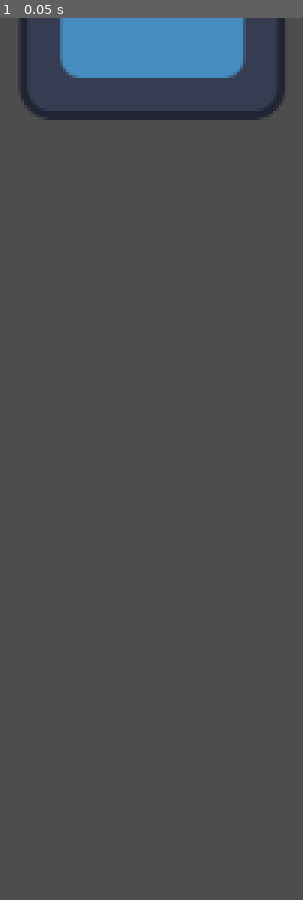
Above: before the commit, frame 1.
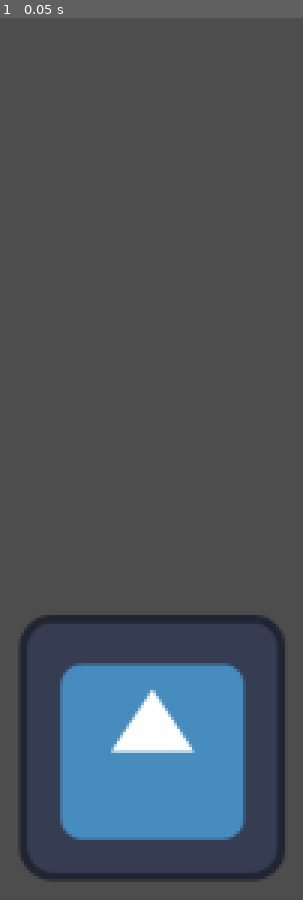
Above: after the commit, the same moment.

Repository: spicode/GameJamFiles
Game: Godot game, scene res://node_2d.tscn
The game is run twice, just before and just after one commit, with the same random seed, the same clock (stepped at 60 frames per second) and the same inputs. The engine's default icon, where the game draws it, is replaced by a stand-in: a white triangle on a blue panel in a dark square.
Inputs:
- Up to frame 1 (0.05 s): no input

The runs differ from the first frame. In frame 1, 22% of the frame differs, in the area x 5-95%, y 0-98%.

Commit message:
moved mister godot so you can see him better

Diff:
--- a/node_2d.tscn
+++ b/node_2d.tscn
@@ -8,7 +8,7 @@
 [node name="Node2D" type="Node2D"]
 
 [node name="Icon" type="Sprite2D" parent="."]
-position = Vector2(601, -15)
+position = Vector2(601, 351)
 texture = ExtResource("1_gj1ij")
 
 [node name="RigidBody2D" type="RigidBody2D" parent="Icon"]
